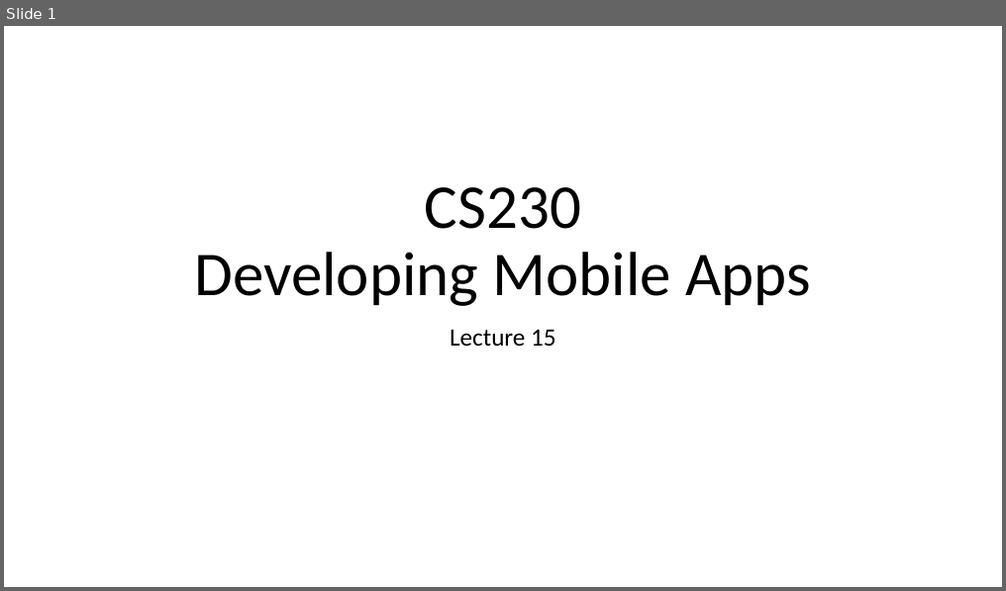
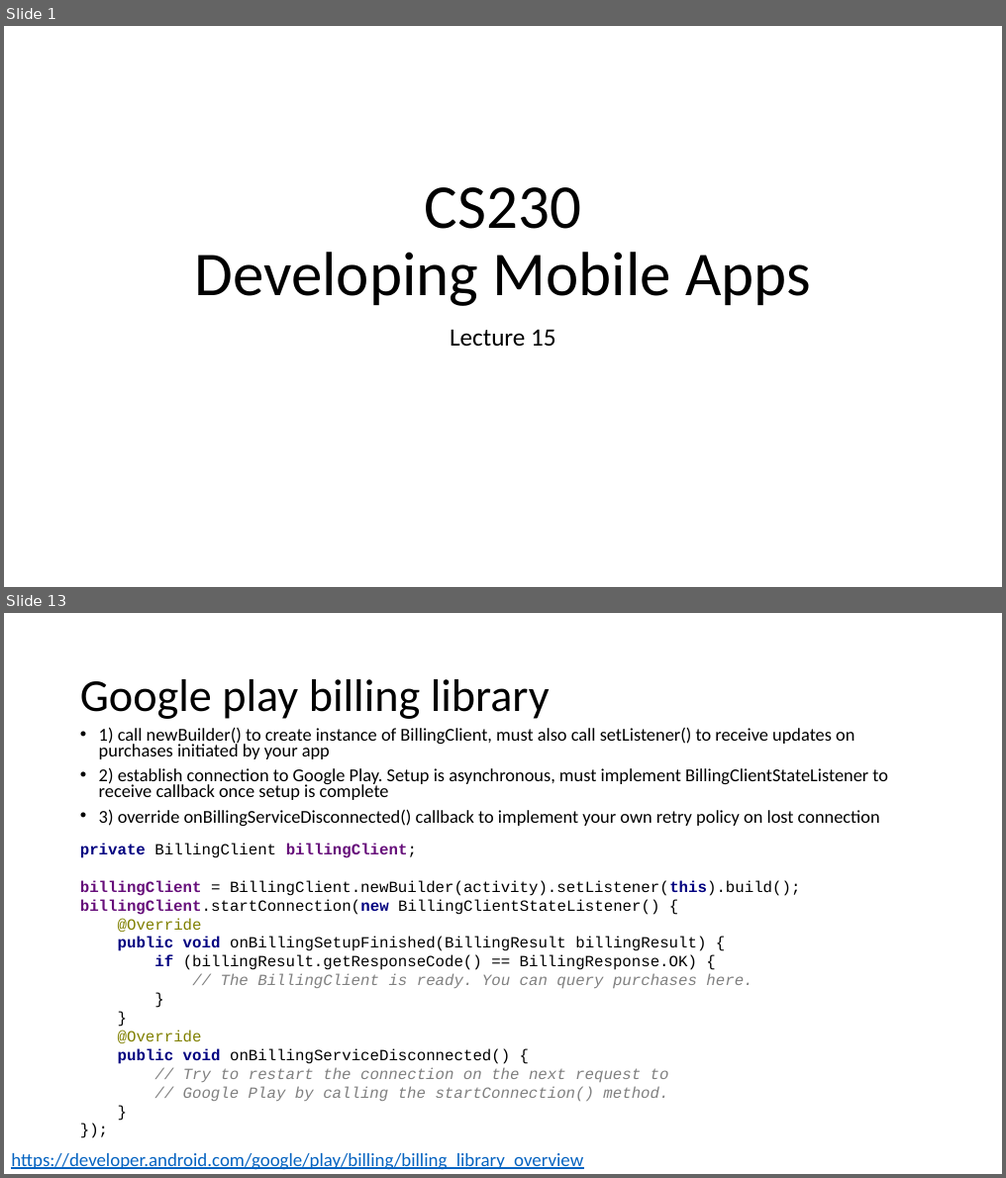
Before and after one commit to russellu/cs230, a slide deck: Lecture_15.pptx. Shown one above the other, each under a label of ours: slide 1 before the commit, slides 1 and 13 after it; the slides between them are not shown. The pictures are 1006x591 and 1006x1178 pixels, drawn with LibreOffice and Linux fonts; fonts in the diff are those of the drawing. Boxes give left, top, right and bottom in pixels: in the first picture for what was removed or moved away, otherwise in the second. Text is boxed around its words. In the diff, an @@ line names an element or a change of style, - is before the commit and + after.

```diff
--- a/Lecture_15.pptx
+++ b/Lecture_15.pptx
@@ slide 13 added at (4, 613, 1002, 1174), background #FFFFFF @@
@@ title added at (80, 679, 549, 719), 44 pt, text #000000 @@
+Google play billing library
@@ text added at (99, 727, 888, 826), 17.5 pt, text #000000 @@
+• 1) call newBuilder() to create instance of BillingClient, must also call setListener() to receive updates on purchases initiated by your app
+• 2) establish connection to Google Play. Setup is asynchronous, must implement BillingClientStateListener to receive callback once setup is complete
+• 3) override onBillingServiceDisconnected() callback to implement your own retry policy on lost connection
@@ text added at (80, 843, 800, 1101), 15 pt, text #000000 @@
+private BillingClient billingClient;
+billingClient = BillingClient.newBuilder(activity).setListener(this).build();
+billingClient.startConnection(new BillingClientStateListener() {
+@Override
+public void onBillingSetupFinished(BillingResult billingResult) {
+if (billingResult.getResponseCode() == BillingResponse.OK) {
+// The BillingClient is ready. You can query purchases here.
+}
+}
+@Override
+public void onBillingServiceDisconnected() {
+// Try to restart the connection on the next request to
+// Google Play by calling the startConnection() method.
+}
+});
@@ text added at (11, 1154, 583, 1170), 18 pt, text #0563C1, underline @@
+https://developer.android.com/google/play/billing/billing_library_overview
```
Also in this commit, not shown: 1 slide changed, 34 other slides added.
